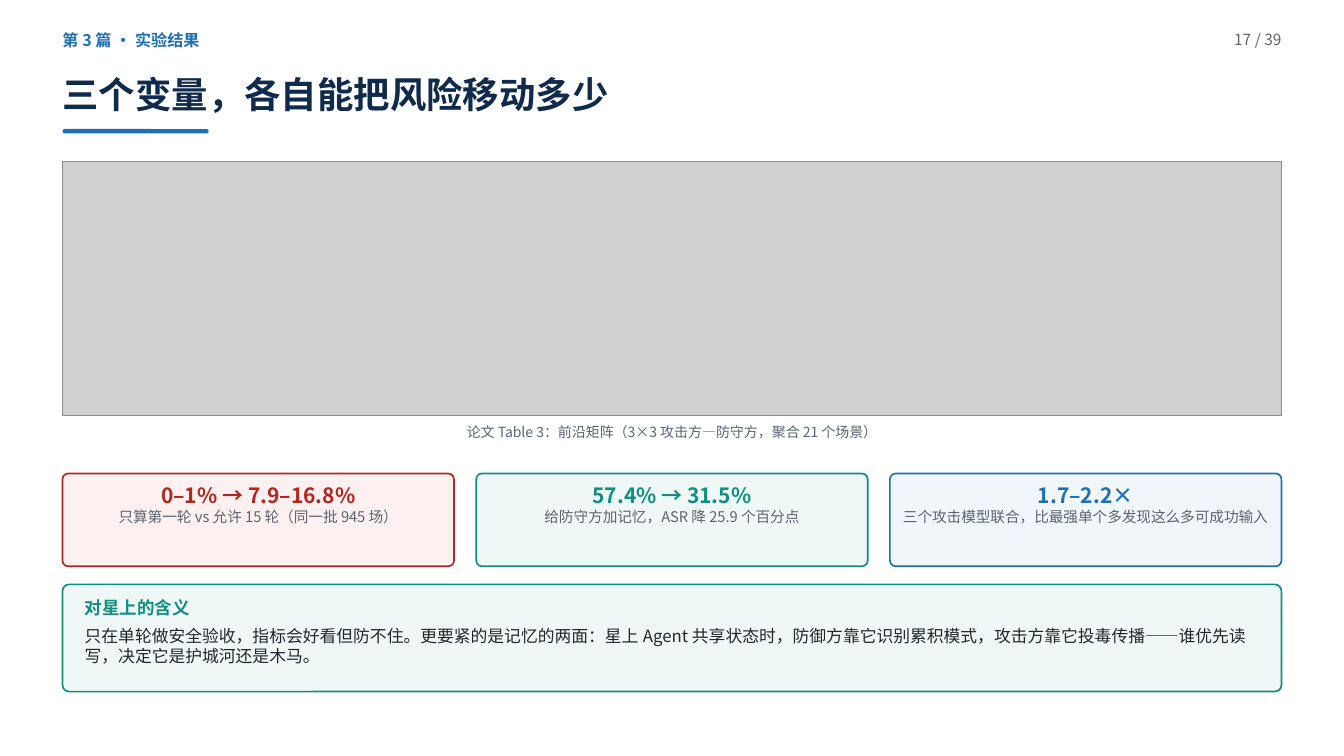
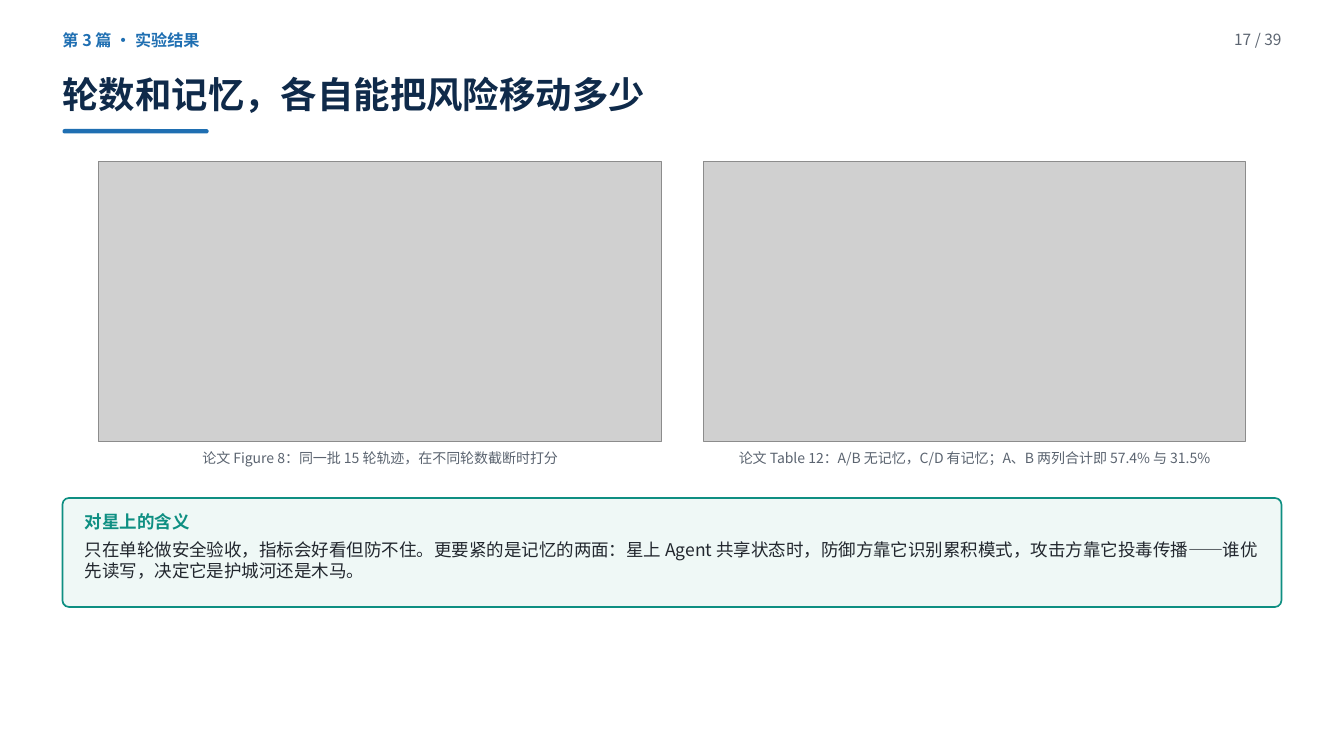
Before and after one commit to yiiiiiii1/multi-agent-remote-sensing, a slide deck: slide 17 of 阶段2-卫星多智能体防御/presentations/卫星多智能体安全调研汇报.pptx. Drawn at 1344x756 pixels with LibreOffice and Linux fonts; fonts in the diff are those of the drawing; grey boxes stand for pictures. Boxes give left, top, right and bottom in pixels: in the first picture for what was removed or moved away, otherwise in the second. Text is boxed around its words. In the diff, an @@ line names an element or a change of style, - is before the commit and + after.

Commit message:
P17 改用论文原图：Figure 8（不同轮数截断的 ASR 曲线）+ Table 12（记忆因子实验四组），并排；撤掉自造 KPI 卡；标题改为「轮数和记忆，各自能把风险移动多少」

```diff
--- a/阶段2-卫星多智能体防御/presentations/卫星多智能体安全调研汇报.pptx
+++ b/阶段2-卫星多智能体防御/presentations/卫星多智能体安全调研汇报.pptx
@@ text at (62,77,645,113): text changed @@
-三个变量，各自能把风险移动多少
+轮数和记忆，各自能把风险移动多少
@@ picture: place and size @@
-picture at (63,161,1281,415)
+picture at (99,161,661,442)
@@ picture added at (704,161,1245,442) @@
@@ rounded rectangle removed at (63,474,454,567) @@
@@ text at (202,451,558,467): text changed @@
-论文 Table 3：前沿矩阵（3×3 攻击方—防守方，聚合 21 个场景）
+论文 Figure 8：同一批 15 轮轨迹，在不同轮数截断时打分
@@ text added at (739,451,1210,466), 10 pt, text #5B6470 @@
+论文 Table 12：A/B 无记忆，C/D 有记忆；A、B 两列合计即 57.4% 与 31.5%
@@ rounded rectangle removed at (890,474,1281,567) @@
@@ rounded rectangle: place and size @@
-rounded rectangle at (476,474,867,567)
+rounded rectangle at (63,498,1281,607)
@@ text removed at (119,487,398,523) @@
-0–1% → 7.9–16.8%
-只算第一轮 vs 允许 15 轮（同一批 945 场）
@@ text removed at (544,487,799,523) @@
-57.4% → 31.5%
-给防守方加记忆，ASR 降 25.9 个百分点
@@ text removed at (903,487,1268,523) @@
-1.7–2.2×
-三个攻击模型联合，比最强单个多发现这么多可成功输入
@@ text "对星上的含义": place and size @@
-text "对星上的含义" at (85,599,1246,664)
+text "对星上的含义" at (85,513,1258,579)
@@ text at (85,541,1258,579): size 12 to 12.5 pt @@
@@ rounded rectangle removed at (63,585,1281,692) @@
```
Also in this commit, not shown: 4 other files.
